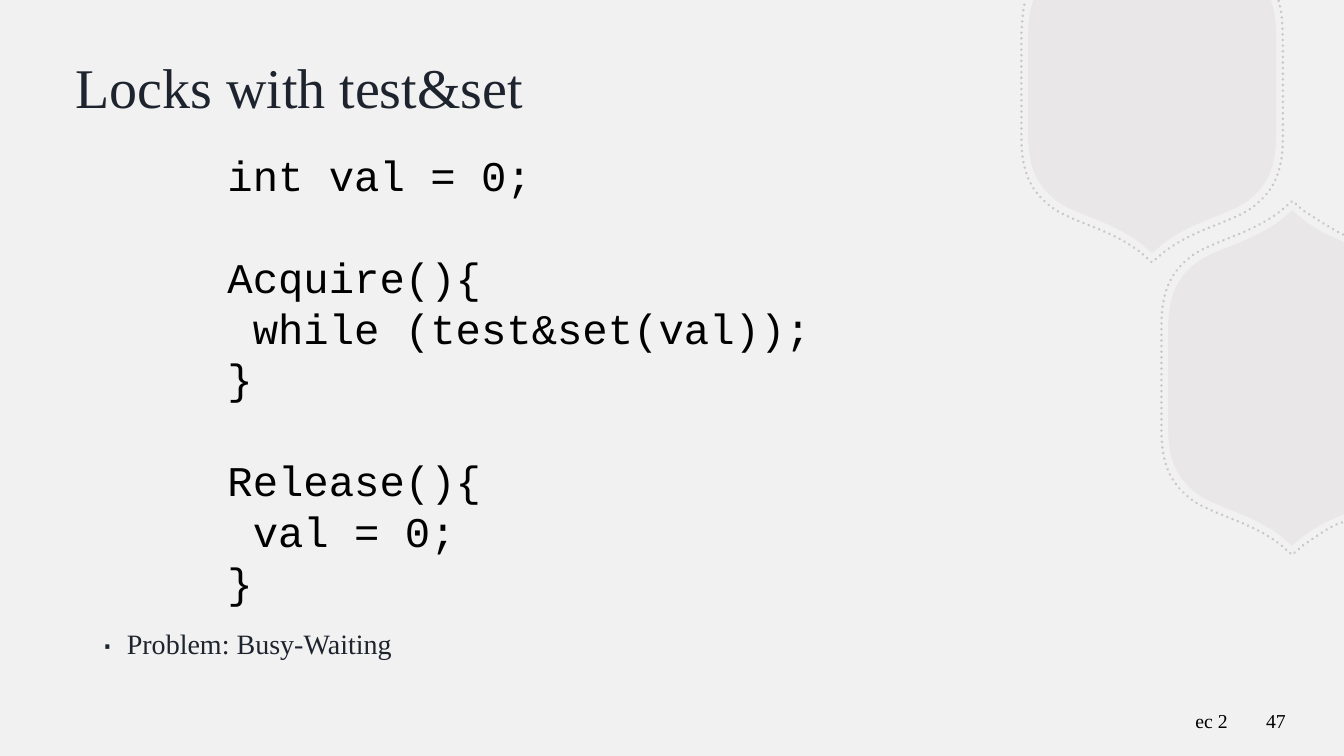
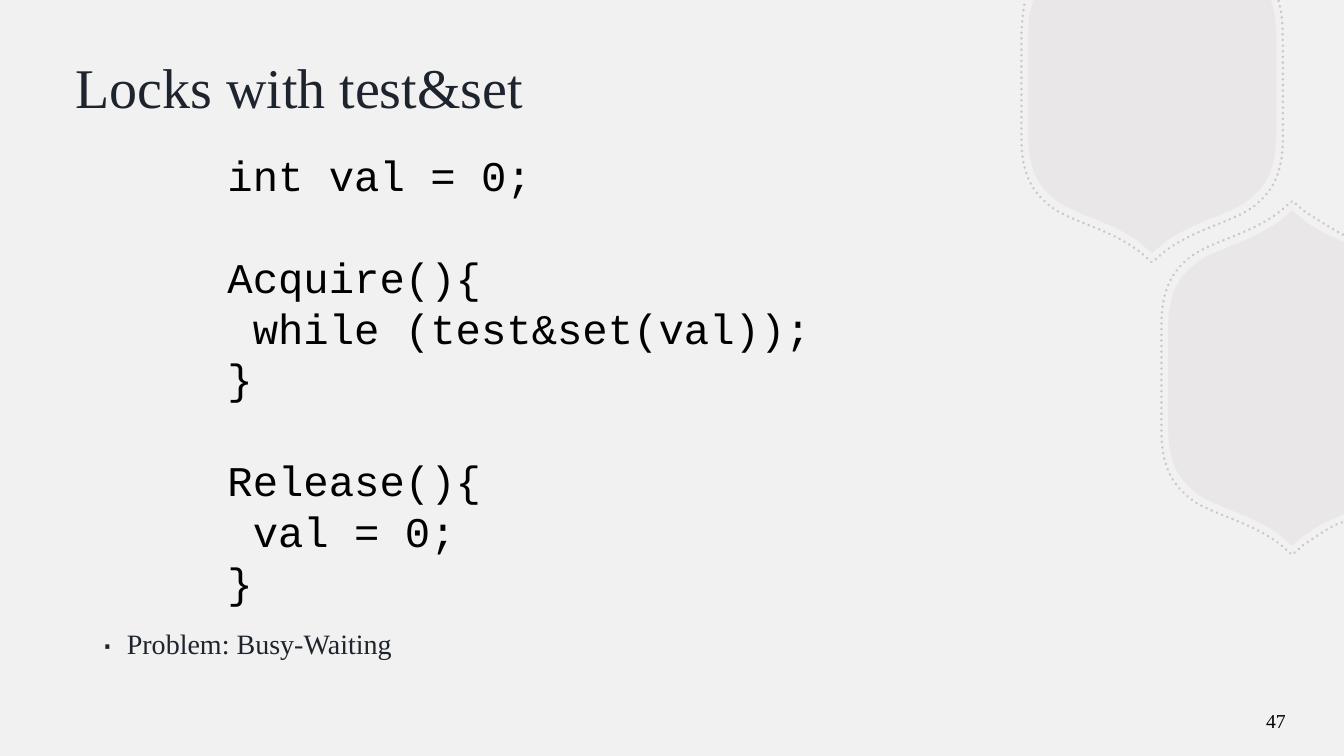
Before and after one commit to BillJr99/Ursinus-CS376, a slide deck: slide 47 of files/lectures/processes.pptx. Drawn at 1344x756 pixels with LibreOffice and Linux fonts; fonts in the diff are those of the drawing. Boxes give left, top, right and bottom in pixels: in the first picture for what was removed or moved away, otherwise in the second. Text is boxed around its words. In the diff, an @@ line names an element or a change of style, - is before the commit and + after.

Commit message:
Slide edit

```diff
--- a/files/lectures/processes.pptx
+++ b/files/lectures/processes.pptx
@@ text removed at [1195,715,1228,728] @@
-ec 2
```
